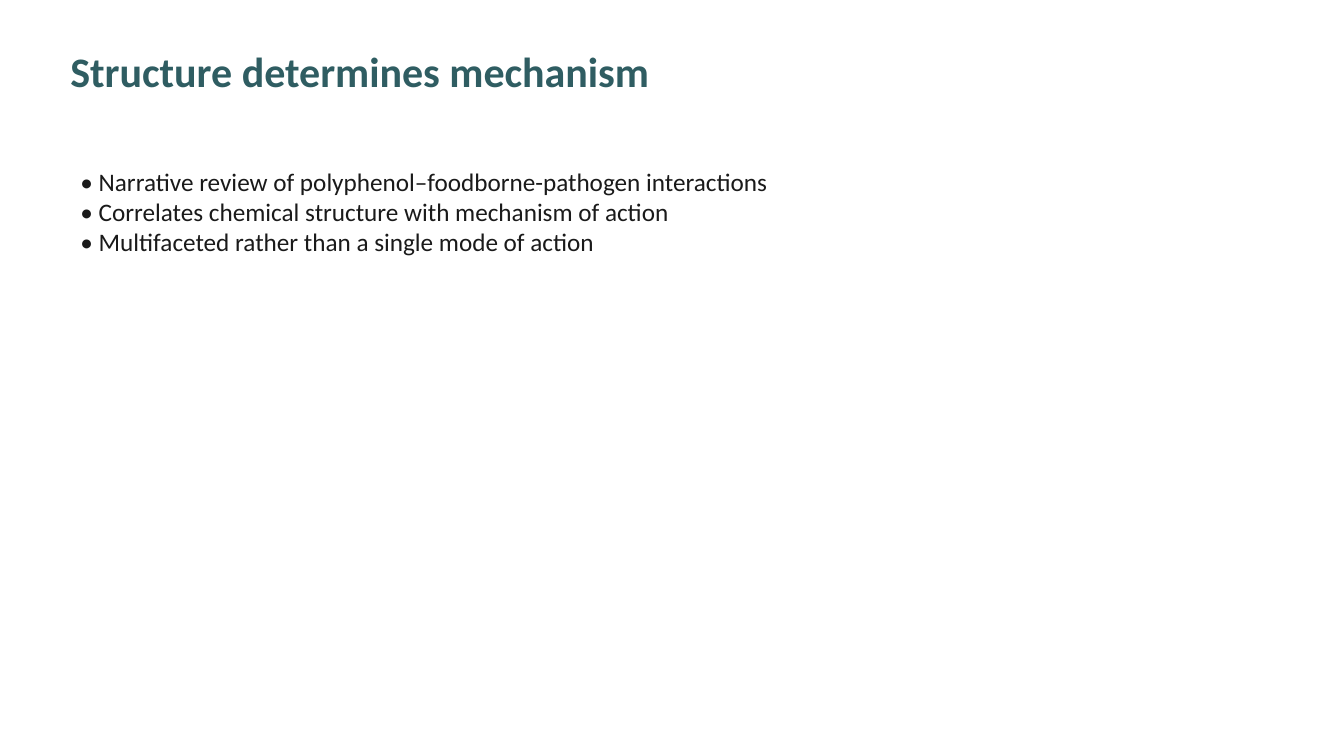
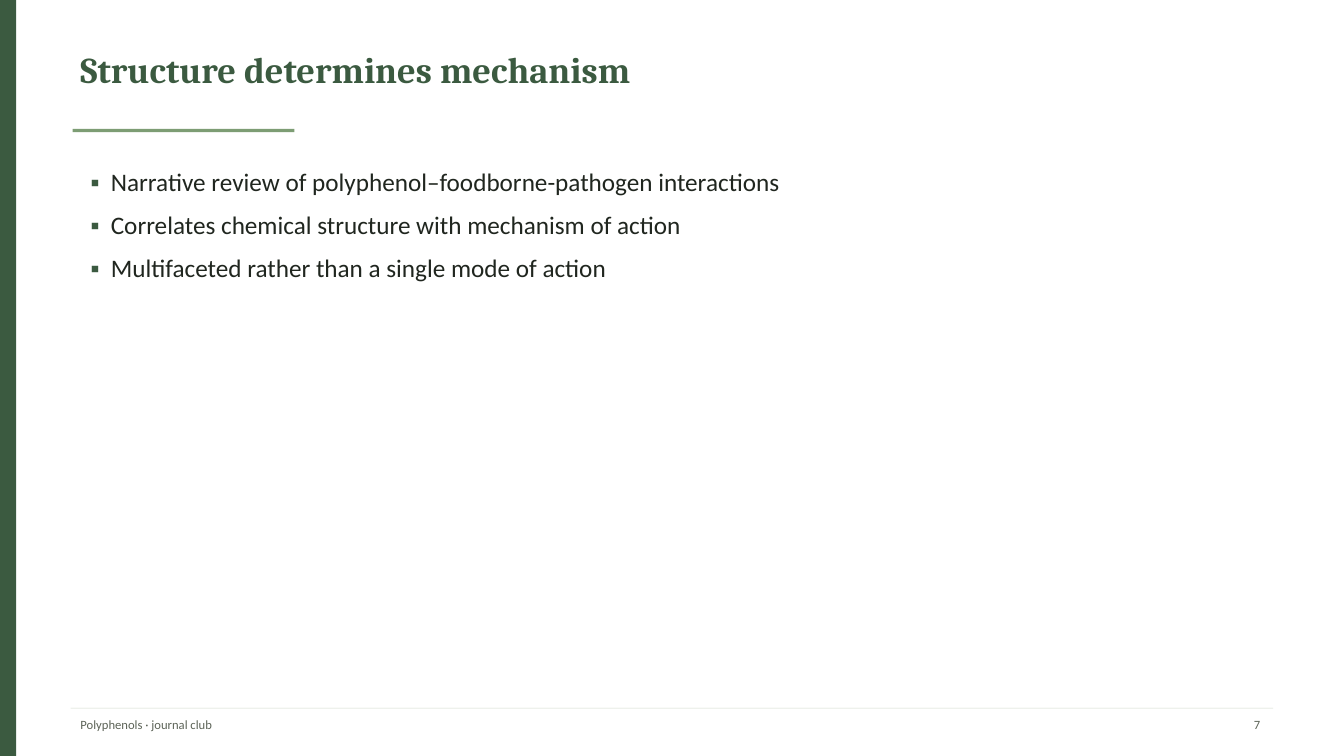
Before and after one commit to PangenomeAI/academic-skills-food-nutrition, a slide deck: slide 7 of food-ppt/examples/polyphenols-antimicrobial-review.pptx. Drawn at 1344x756 pixels with LibreOffice and Linux fonts; fonts in the diff are those of the drawing. Boxes give left, top, right and bottom in pixels: in the first picture for what was removed or moved away, otherwise in the second. Text is boxed around its words. In the diff, an @@ line names an element or a change of style, - is before the commit and + after.

```diff
--- a/food-ppt/examples/polyphenols-antimicrobial-review.pptx
+++ b/food-ppt/examples/polyphenols-antimicrobial-review.pptx
@@ rectangle added at box(0, 0, 16, 756), fill #3B5A40 @@
@@ text "Structure determines mechanism": place and size @@
-text "Structure determines mechanism" at box(70, 57, 649, 88)
+text "Structure determines mechanism" at box(80, 57, 630, 84)
@@ text "Structure determines mechanism" at box(80, 57, 630, 84): size 30 to 26 pt, font Calibri to Cambria, text colour #2F5D62 to #3B5A40; more space between paragraphs @@
@@ rectangle added at box(73, 129, 294, 132), fill #7D9D74 @@
@@ text at box(111, 173, 779, 282): text changed; text colour #1A1A1A to #20261F @@
-• Narrative review of polyphenol–foodborne-pathogen interactions
-• Correlates chemical structure with mechanism of action
-• Multifaceted rather than a single mode of action
+▪ Narrative review of polyphenol–foodborne-pathogen interactions
+▪ Correlates chemical structure with mechanism of action
+▪ Multifaceted rather than a single mode of action
@@ rectangle added at box(71, 708, 1273, 709), fill #EEF1EC @@
@@ text added at box(80, 720, 211, 731), 9 pt, text #5C6357 @@
+Polyphenols · journal club
@@ text added at box(1254, 721, 1260, 729), 9 pt, text #5C6357 @@
+7
```
Also in this commit, not shown: 9 other slides changed, 19 other files.
